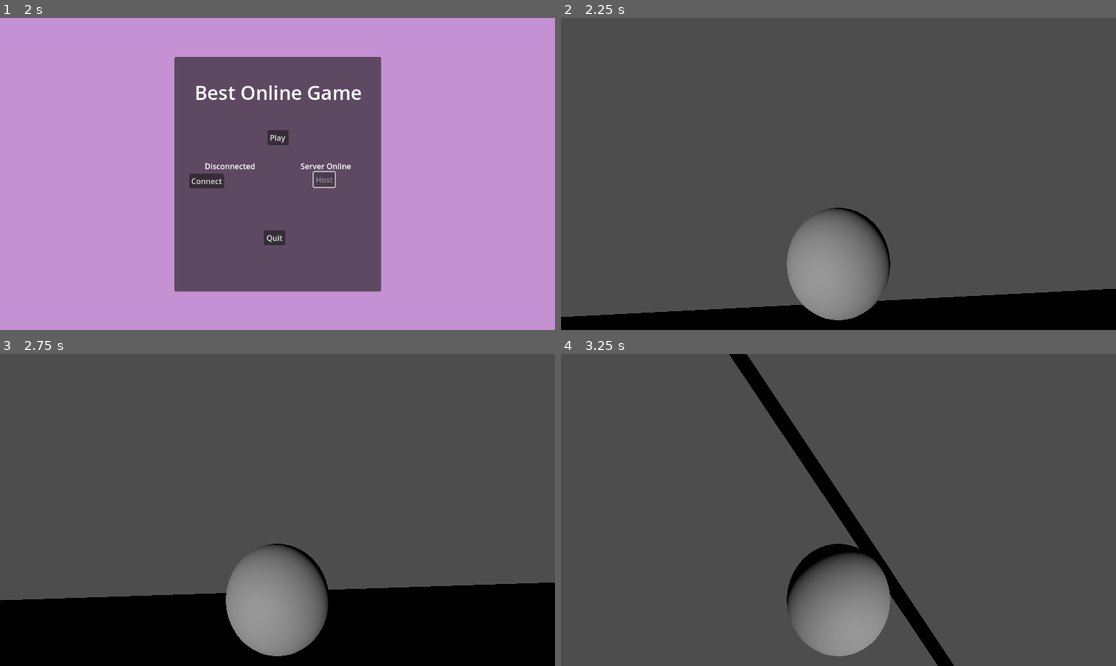
Above: before the commit, frames 1-4 (two rows, left to right).
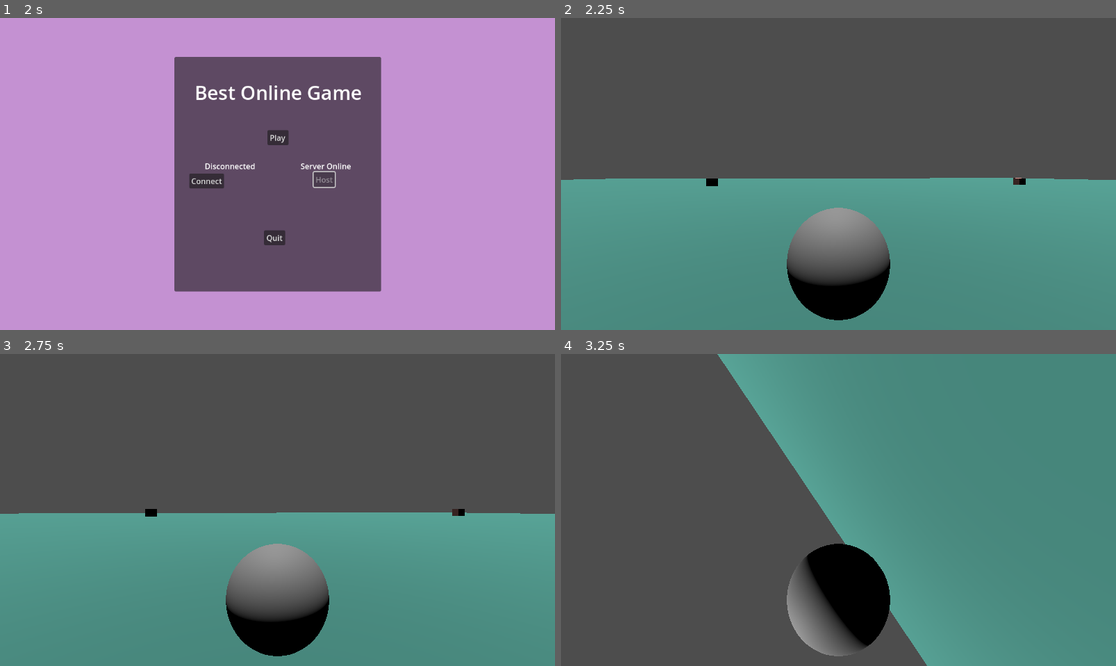
Above: after the commit, the same moments.

Repository: icvara/BestOnnlineGameEver
Game: Godot game, scene res://Menu/start_menu.tscn
Two runs of this game, one before a commit and one after it. Both use one fixed random seed, a clock stepped at 60 frames per second and the inputs below.
Inputs:
- Up to frame 1 (2 s): tap Enter at 0.5 s; hold D (right) 0.53-1.25 s; click "Host" at 1.25 s
- Up to frame 2 (2.25 s): click "Play" at 2 s
- Up to frame 3 (2.75 s): no input
- Up to frame 4 (3.25 s): hold S (down) from 2.78 s (still down)

Frame 1 is identical in both runs. In frame 2, 47% of the frame differs, in the area x 0-100%, y 51-100%; in frame 3, 48%; in frame 4, 57%, in the area x 28-100%, y 0-100%.

Commit message:
improve lelvel with target

Diff:
--- a/world/level_0.tscn
+++ b/world/level_0.tscn
@@ -1,17 +1,27 @@
-[gd_scene load_steps=5 format=3 uid="uid://dcv2lkwh74kjy"]
+[gd_scene load_steps=6 format=3 uid="uid://dcv2lkwh74kjy"]
 
+[ext_resource type="PackedScene" uid="uid://cpec2j1xmw03l" path="res://world/target.tscn" id="1_gaw6k"]
 [ext_resource type="PackedScene" uid="uid://dy8w6mr8jgjfy" path="res://Player/player.tscn" id="1_wr4sc"]
 
 [sub_resource type="StandardMaterial3D" id="StandardMaterial3D_1pyxk"]
 albedo_color = Color(0.24952677, 0.51298195, 0.46976316, 1)
 
 [sub_resource type="PlaneMesh" id="PlaneMesh_wr4sc"]
-size = Vector2(2, 20)
+size = Vector2(200, 200)
 
 [sub_resource type="ConcavePolygonShape3D" id="ConcavePolygonShape3D_gaw6k"]
 data = PackedVector3Array(1, 0, 10, -1, 0, 10, 1, 0, -10, -1, 0, 10, -1, 0, -10, 1, 0, -10)
 
 [node name="level0" type="Node3D"]
+
+[node name="Node3D" parent="." instance=ExtResource("1_gaw6k")]
+transform = Transform3D(1, 0, 0, 0, 1, 0, 0, 0, 1, 0, 1, 18)
+
+[node name="Node3D2" parent="." instance=ExtResource("1_gaw6k")]
+transform = Transform3D(1, 0, 0, 0, 1, 0, 0, 0, 1, -26.087154, 1, 18)
+
+[node name="Node3D3" parent="." instance=ExtResource("1_gaw6k")]
+transform = Transform3D(1, 0, 0, 0, 1, 0, 0, 0, 1, -26.087154, 1, -26.356178)
 
 [node name="ground" type="MeshInstance3D" parent="."]
 transform = Transform3D(1, 0, 0, 0, 1, 0, 0, 0, 1, 0.014470577, 0, 0)
@@ -27,4 +37,4 @@
 transform = Transform3D(0.080529496, 0, 0.9967522, 0, 1, 0, -0.9967522, 0, 0.080529496, 0.31608248, 1.3907311, 3.2193692)
 
 [node name="DirectionalLight3D" type="DirectionalLight3D" parent="."]
-transform = Transform3D(0.46800697, 0, 0.88372475, 0, 1, 0, -0.88372475, 0, 0.46800697, 2.884136, 0.4708215, 1.2868397)
+transform = Transform3D(-0.00041655437, -0.9999997, -0.0007865684, 0.056744866, -0.00080893835, 0.99838847, -0.9983886, 0.00037124936, 0.05674519, 2.884136, 12.303409, 1.2868397)
--- /dev/null
+++ b/world/target.gd
@@ -0,0 +1,8 @@
+extends Area3D
+
+
+func _on_body_entered(body: Node3D) -> void:
+	$Label3D.show()
+	pass # Replace with function body.
+	await get_tree().create_timer(.2).timeout # waits for 1 second
+	$Label3D.hide()
--- /dev/null
+++ b/world/target.tscn
@@ -0,0 +1,29 @@
+[gd_scene load_steps=5 format=3 uid="uid://cpec2j1xmw03l"]
+
+[ext_resource type="Script" uid="uid://d4d3tk6ypaegs" path="res://world/target.gd" id="1_ksjjy"]
+
+[sub_resource type="StandardMaterial3D" id="StandardMaterial3D_kgcpx"]
+albedo_color = Color(0.7089879, 0.48840606, 0.4648401, 1)
+
+[sub_resource type="BoxMesh" id="BoxMesh_cqwg3"]
+material = SubResource("StandardMaterial3D_kgcpx")
+
+[sub_resource type="ConcavePolygonShape3D" id="ConcavePolygonShape3D_ay3qb"]
+data = PackedVector3Array(-0.5, 0.5, 0.5, 0.5, 0.5, 0.5, -0.5, -0.5, 0.5, 0.5, 0.5, 0.5, 0.5, -0.5, 0.5, -0.5, -0.5, 0.5, 0.5, 0.5, -0.5, -0.5, 0.5, -0.5, 0.5, -0.5, -0.5, -0.5, 0.5, -0.5, -0.5, -0.5, -0.5, 0.5, -0.5, -0.5, 0.5, 0.5, 0.5, 0.5, 0.5, -0.5, 0.5, -0.5, 0.5, 0.5, 0.5, -0.5, 0.5, -0.5, -0.5, 0.5, -0.5, 0.5, -0.5, 0.5, -0.5, -0.5, 0.5, 0.5, -0.5, -0.5, -0.5, -0.5, 0.5, 0.5, -0.5, -0.5, 0.5, -0.5, -0.5, -0.5, 0.5, 0.5, 0.5, -0.5, 0.5, 0.5, 0.5, 0.5, -0.5, -0.5, 0.5, 0.5, -0.5, 0.5, -0.5, 0.5, 0.5, -0.5, -0.5, -0.5, 0.5, 0.5, -0.5, 0.5, -0.5, -0.5, -0.5, 0.5, -0.5, 0.5, 0.5, -0.5, -0.5, -0.5, -0.5, -0.5)
+
+[node name="Node3D" type="Area3D"]
+script = ExtResource("1_ksjjy")
+
+[node name="MeshInstance3D" type="MeshInstance3D" parent="."]
+mesh = SubResource("BoxMesh_cqwg3")
+
+[node name="CollisionShape3D" type="CollisionShape3D" parent="."]
+shape = SubResource("ConcavePolygonShape3D_ay3qb")
+
+[node name="Label3D" type="Label3D" parent="."]
+transform = Transform3D(1, 0, 0, 0, 1, 0, 0, 0, 1, 0, 1.1065663, 0)
+visible = false
+billboard = 1
+text = "Collected =]"
+
+[connection signal="body_entered" from="." to="." method="_on_body_entered"]
Not shown, added: world/target.gd.uid
